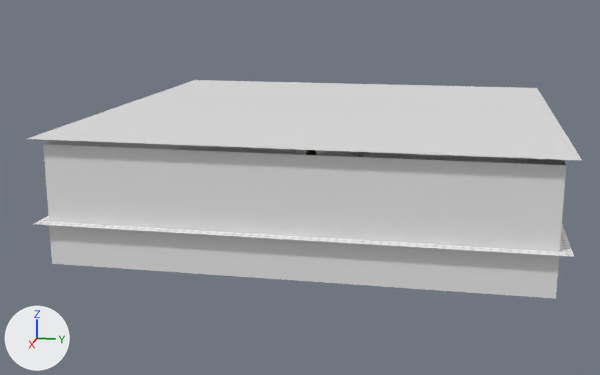
The glTF model assets/models/level_one.glb: old version first, new version second.
The view is the same before and after, from a camera (50 mm lens) standing at (114.7, 18.4, 27.0) and looking at (1.7, -4.2, -1.2). The axes (+X, +Y, +Z) are drawn at lower left. The lights are the same throughout. Where no turn or scale is listed for an object, it has been applied to the vertices. Vertices at the same position are counted once.

Objects in the first picture: 'Ceiling', 'Cube', 'Floor', 'OuterWalls'.
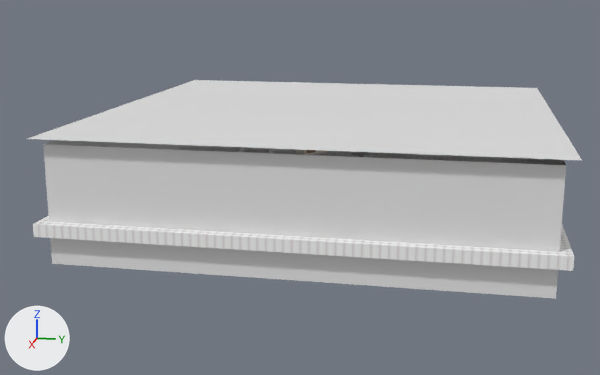
What differs and where, as boxes [x1, y1, x2, y2] in the pictures (600 x 375 px):
```json
{"object": "Floor", "change": "reshaped", "before": [34, 145, 574, 257], "after": [33, 145, 574, 271], "on screen": "12% taller"}
{"object": "Cube", "change": "deleted", "before": [306, 150, 317, 155]}
```

Scene script edits in JSON lines:
```json
{"block": "me_floor_static", "where": "# used by ob_floor; location = (0.0, 0.0, 0.0)"}
{"op": "remove", "block": "me_floor_static", "code": "me_floor_static.from_pydata(...)  # 4 vertices, 2 faces; spans x -30.0..30.0, y -30.0..30.0, z 0.0"}
{"op": "add", "block": "me_floor_static", "code": "me_floor_static.from_pydata(...)  # 8 vertices, 12 faces; spans x -30.0..30.0, y -30.0..30.0, z -1.5..0.0"}
{"block": "me_floor_static", "change": "me_floor_static part 1"}
{"block": "me_floor_static", "change": "2 faces are deleted"}
{"block": "me_floor_static", "change": "4 vertices are added at (-30.0, 30.0, -1.5), (-30.0, -30.0, -1.5), (30.0, -30.0, -1.5), (30.0, 30.0, -1.5)"}
{"block": "me_floor_static", "change": "12 new faces join them"}
{"op": "remove", "block": "ob_cube", "code": ["ob_cube = bpy.data.objects.new('Cube', me_cube_002)", "ob_cube.location = (0.0, -3.0, 2.3)"]}
```
